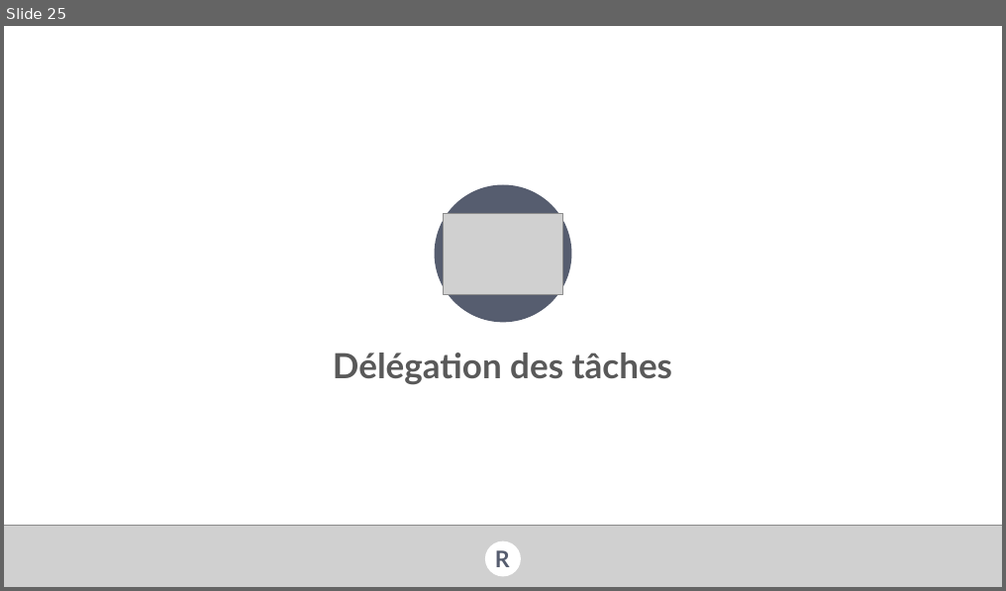
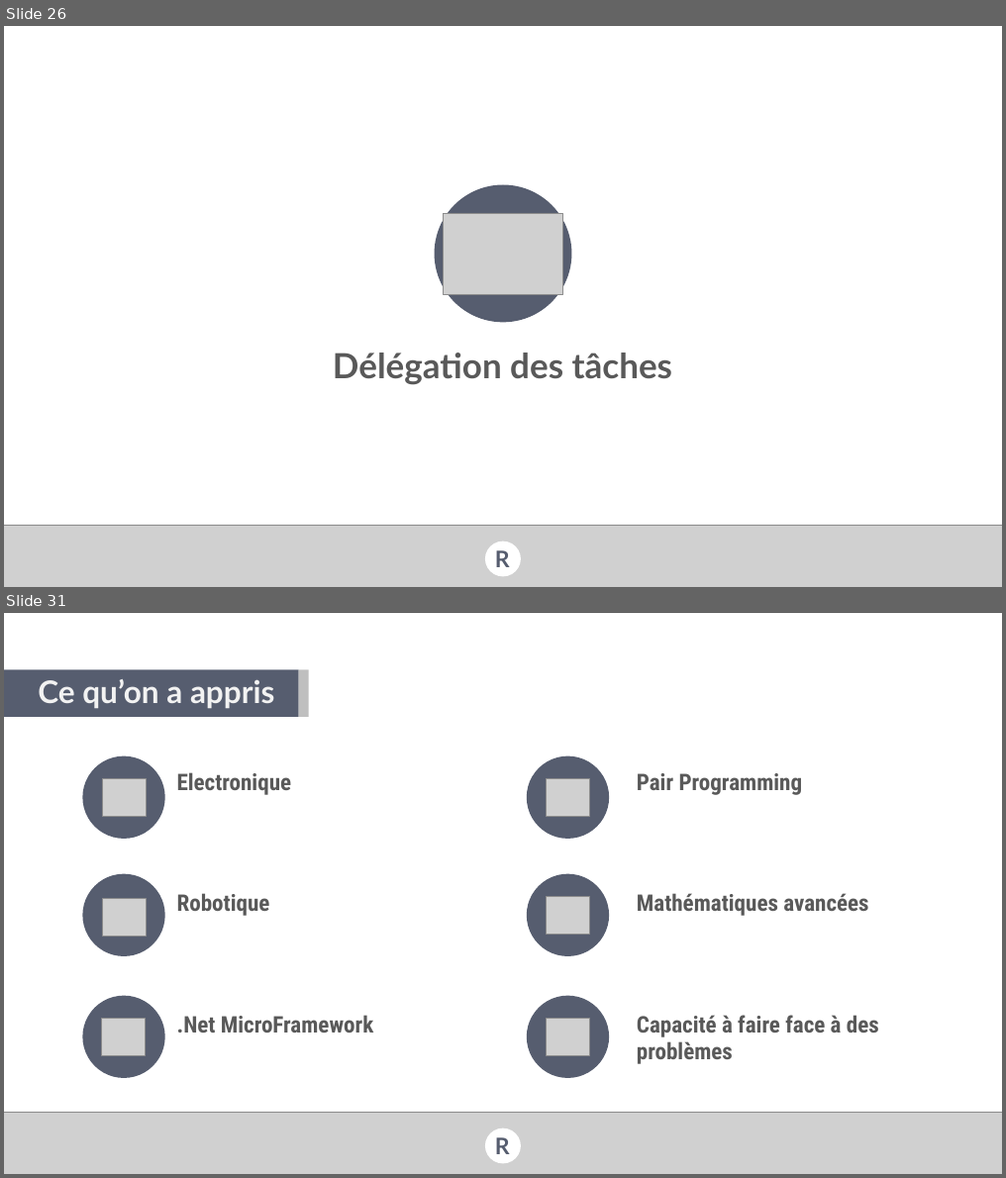
Before and after one commit to val92130/RSmart, a slide deck: Docs/Forum PI/RSmart presentation forum PI .pptx. Shown one above the other, each under a label of ours: slide 25 before the commit, slides 26 and 31 after it; the slides between them are not shown. The pictures are 1006x591 and 1006x1178 pixels, drawn with LibreOffice and Linux fonts; fonts in the diff are those of the drawing; grey boxes stand for pictures; background and template pictures are left out. Boxes give left, top, right and bottom in pixels: in the first picture for what was removed or moved away, otherwise in the second. Text is boxed around its words. In the diff, an @@ line names an element or a change of style, - is before the commit and + after.

```diff
--- a/Docs/Forum PI/RSmart presentation forum PI .pptx
+++ b/Docs/Forum PI/RSmart presentation forum PI .pptx
@@ slide 31 added at (4, 613, 1002, 1174), background picture (left out) @@
@@ rectangle added at (4, 669, 299, 717), fill #565D6F @@
@@ rectangle added at (299, 669, 309, 717), fill #BFBFBF @@
@@ text added at (38, 679, 274, 709), 45 pt, text #F2F2F2, bold @@
+Ce qu’on a appris
@@ ellipse added at (83, 757, 165, 839), fill #565D6F @@
@@ ellipse added at (527, 757, 609, 839), fill #565D6F @@
@@ picture added at (102, 778, 146, 817) @@
@@ text added at (177, 772, 292, 795), 33 pt, text #595959, bold @@
+Electronique
@@ picture added at (547, 778, 589, 817) @@
@@ text added at (637, 773, 803, 795), 33 pt, text #595959, bold @@
+Pair Programming
@@ ellipse added at (83, 874, 165, 957), fill #565D6F @@
@@ ellipse added at (527, 874, 609, 957), fill #565D6F @@
@@ picture added at (102, 898, 146, 937) @@
@@ text added at (177, 893, 270, 916), 33 pt, text #595959, bold @@
+Robotique
@@ picture added at (547, 896, 589, 935) @@
@@ text added at (637, 893, 868, 916), 33 pt, text #595959, bold @@
+Mathématiques avancées
@@ ellipse added at (83, 996, 165, 1078), fill #565D6F @@
@@ ellipse added at (527, 996, 609, 1078), fill #565D6F @@
@@ picture added at (102, 1018, 145, 1057) @@
@@ text added at (177, 1015, 373, 1033), 33 pt, text #595959, bold @@
+.Net MicroFramework
@@ picture added at (547, 1018, 589, 1057) @@
@@ text added at (637, 1015, 879, 1064), 33 pt, text #595959, bold @@
+Capacité à faire face à des problèmes
@@ picture added at (4, 1112, 1002, 1174) @@
@@ ellipse added at (485, 1129, 521, 1163), fill #FFFFFF @@
@@ text added at (495, 1138, 510, 1155), 33 pt, text #565D6F, bold @@
+R
@@ what was slide 25 is now slide 26 @@
```
Also in this commit, not shown: 5 slides changed, 6 other slides added, 19 slides removed, 2 other files.
